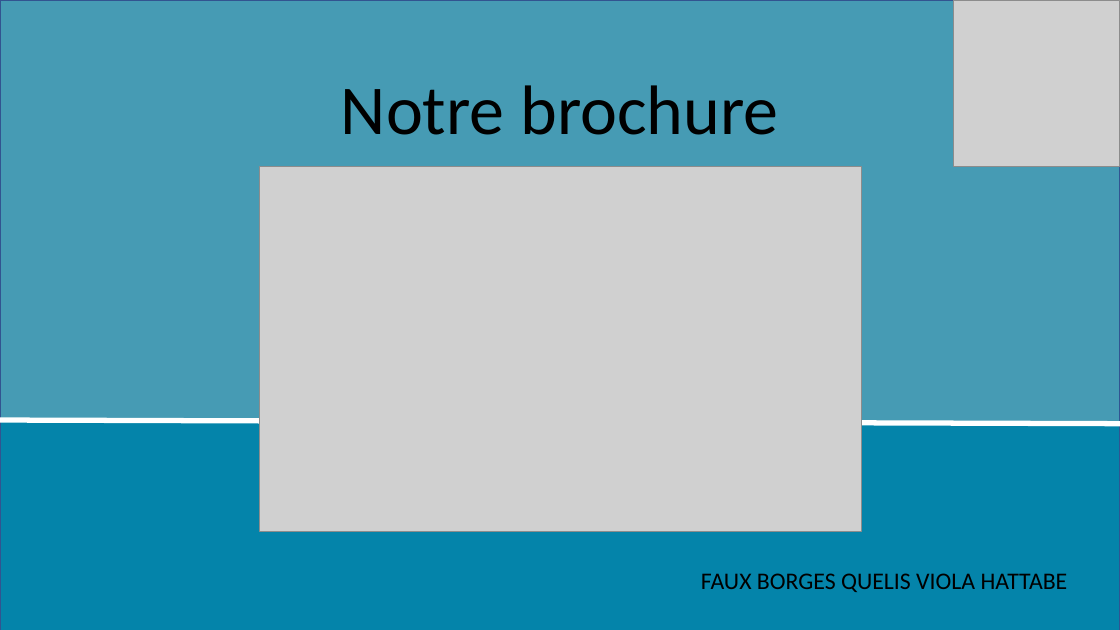
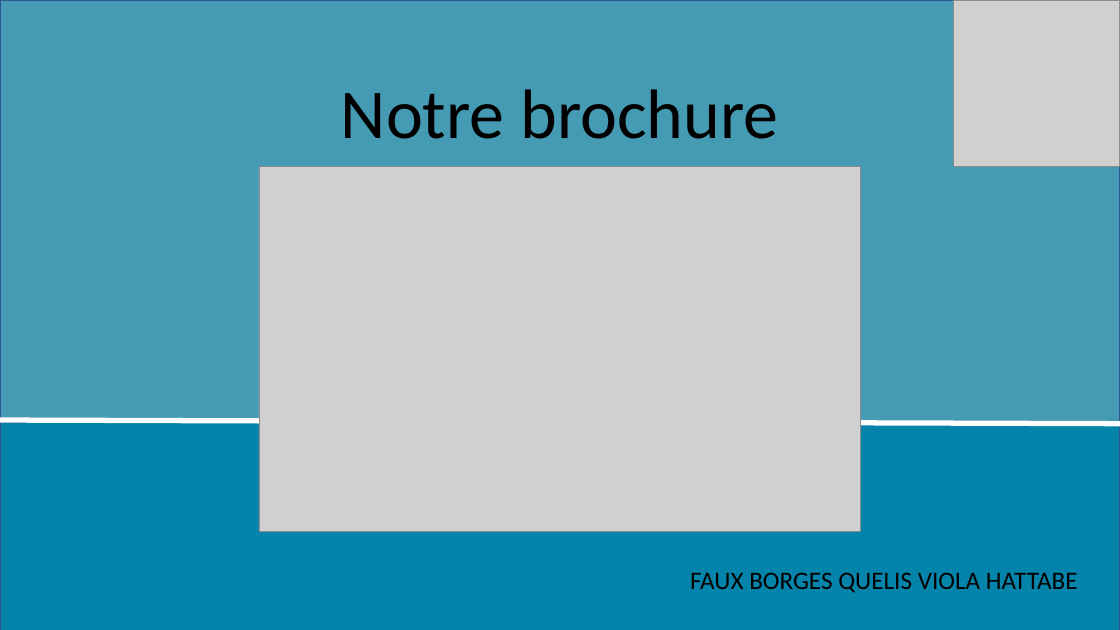
Before and after one commit to fc106656/PPP, a slide deck: slide 1 of diapo.pptx. Drawn at 1120x630 pixels with LibreOffice and Linux fonts; fonts in the diff are those of the drawing; grey boxes stand for pictures. Boxes give left, top, right and bottom in pixels: in the first picture for what was removed or moved away, otherwise in the second. Text is boxed around its words. In the diff, an @@ line names an element or a change of style, - is before the commit and + after.

```diff
--- a/diapo.pptx
+++ b/diapo.pptx
@@ rectangle at box(0, 0, 1120, 630): outline #325491 1 pt to #325490 2 pt @@
@@ title "Notre brochure": place and size @@
-title "Notre brochure" at box(341, 85, 778, 135)
+title "Notre brochure" at box(341, 89, 778, 139)
@@ rectangle at box(0, 422, 1120, 630): outline #325491 1 pt to #325490 2 pt @@
@@ subtitle "FAUX BORGES QUELIS VIOLA HATTABE" at box(690, 572, 1078, 593): size 20.4 to 21.6 pt; line spacing 0.8 to 0.9 @@
```
Also in this commit, not shown: 5 other slides changed.
